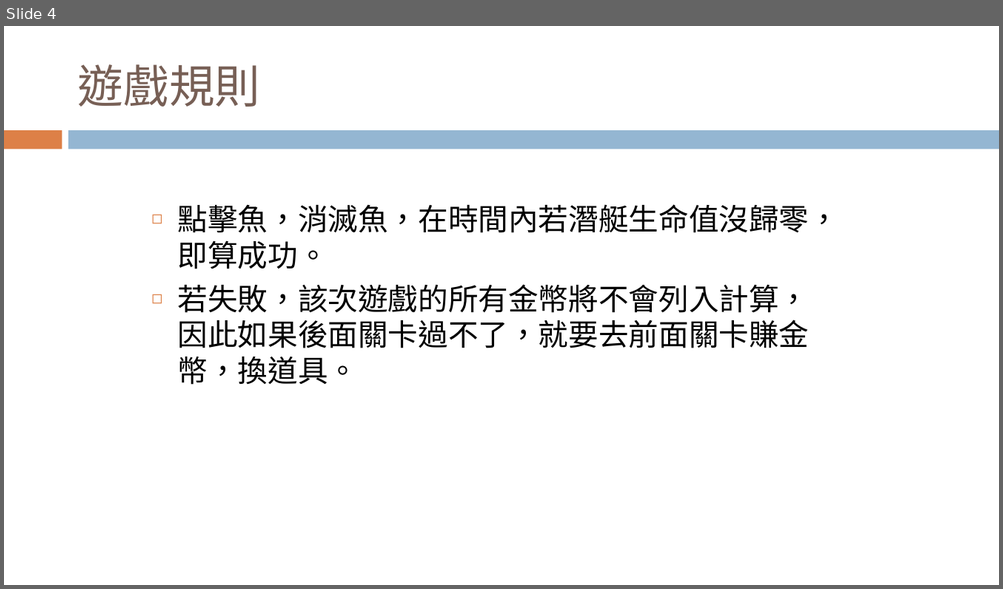
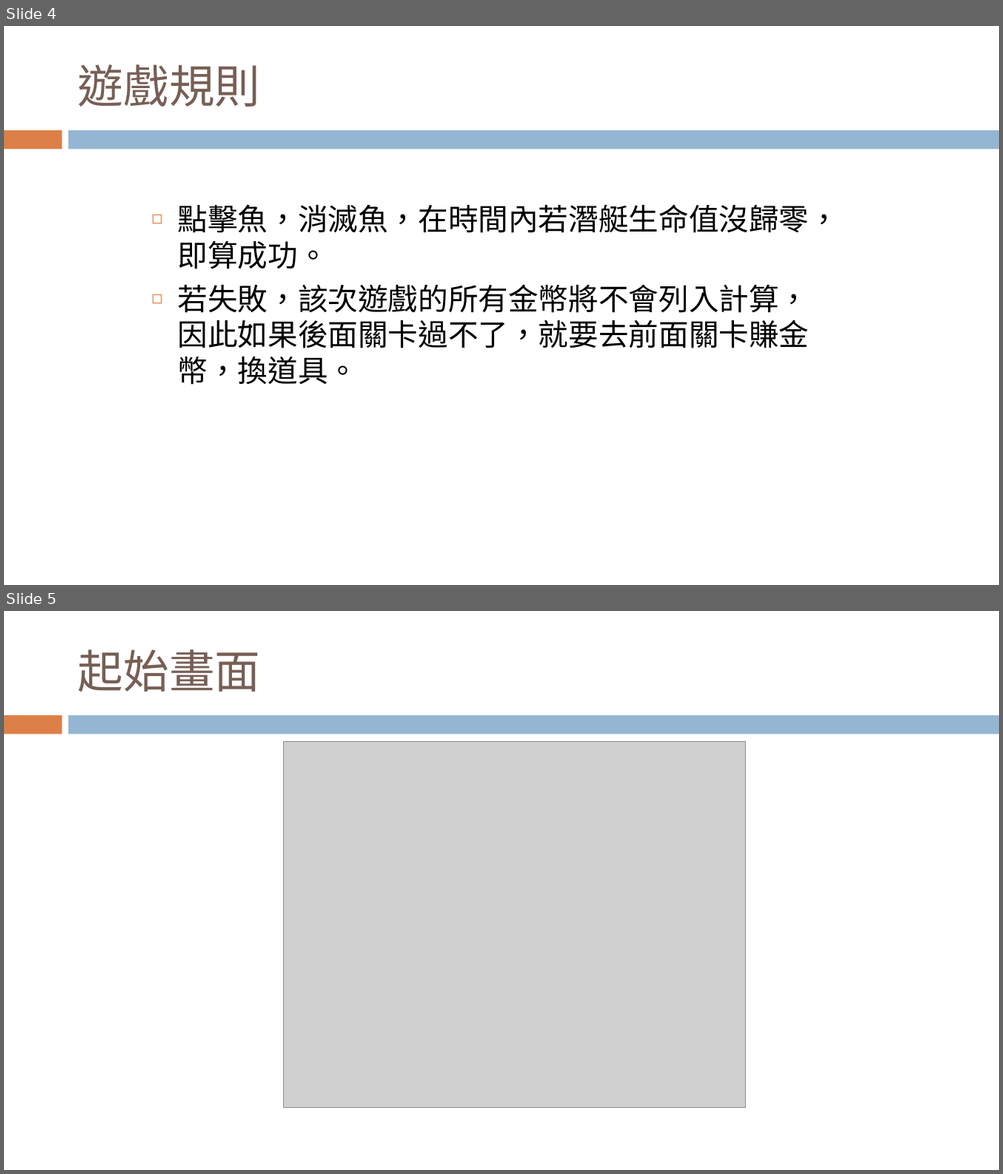
Before and after one commit to Freedom1026/Canvas, a slide deck: 保衛潛艇戰(守城遊戲).pptx. Shown one above the other, each under a label of ours: slide 4 before the commit, slides 4 and 5 after it. The pictures are 1003x589 and 1003x1174 pixels, drawn with LibreOffice and Linux fonts; fonts in the diff are those of the drawing; grey boxes stand for pictures. Boxes give left, top, right and bottom in pixels: in the first picture for what was removed or moved away, otherwise in the second. Text is boxed around its words. In the diff, an @@ line names an element or a change of style, - is before the commit and + after.

```diff
--- a/保衛潛艇戰(守城遊戲).pptx
+++ b/保衛潛艇戰(守城遊戲).pptx
@@ slide 5 added at (x1=4, y1=611, x2=999, y2=1170), background #FFFFFF; not listed: 2 template elements that a slide beside it also shows @@
@@ title added at (x1=78, y1=649, x2=260, y2=692), 44 pt, text #775F55 @@
+起始畫面
@@ picture added at (x1=283, y1=741, x2=745, y2=1109) @@
```
Also in this commit, not shown: 1 other file.
